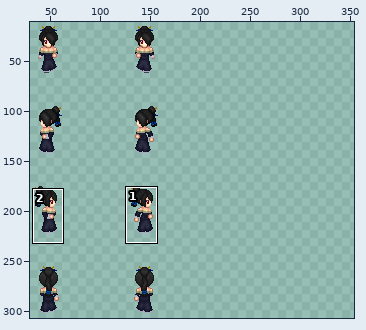
File history of a sprite sheet, img/sv_actors/MV_FF10_Lulu_Battler.png. Above: a wide view before the commit, with the close-up outlined.
Close-up. As it was:
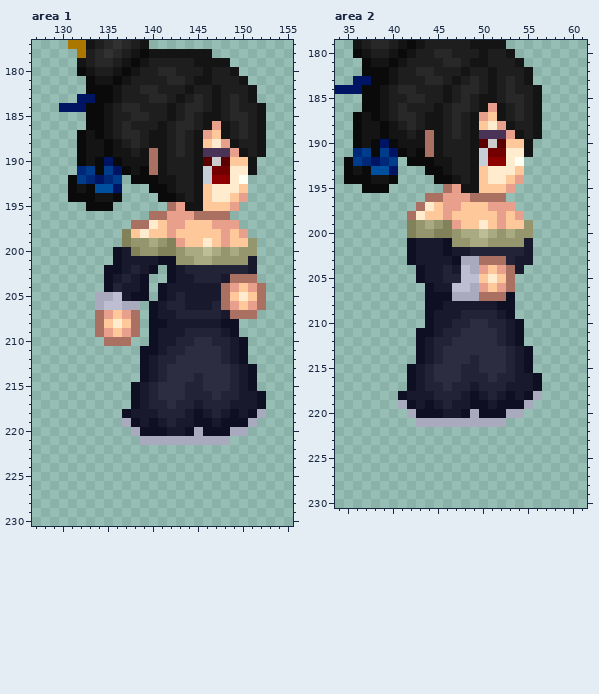
The file is 384x384 pixels. Shown: area 1: x 127..155, y 177..230; area 2: x 34..61, y 179..230. The old version is drawn lined up with the new one. The wide view leaves out empty margins. The commit also changed other parts of the picture, which this record leaves out.
Once edited:
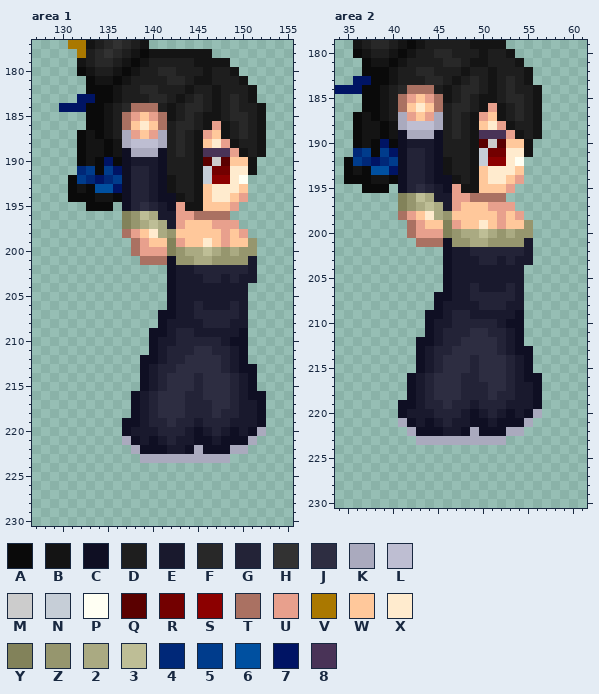
Palette (. is transparent): A #0a0a0a  B #141414  C #0f0f23  D #1e1e1e  E #19192d  F #282828  G #232337  H #323232  J #2d2d41  K #aaaabe  L #bebed2  M #cccccc  N #c6ced7  P #fffff3  Q #5a0000  R #730000  S #8c0000  T #aa7162  U #e8a08d  V #aa7800  W #ffc89b  X #ffebce  Y #82825a  Z #96966e  2 #aaaa82  3 #bebe96  4 #002878  5 #003c8c  6 #0050a0  7 #001464  8 #493357
The exact change:
canvas 384x384 -> 1152x640; drawings rearranged on the sheet (the old picture shows each at its new place; 2 dropped ones are not shown)
Changed rows in their new state; - is an unchanged pixel.
Area 1:
first column x 134:
184 ----TTT------------
185 ---TUWUT-----------
186 ---TWXWT-----------
187 ---KUWUK-----------
188 ---KLLLK-----------
189 ---CKKKC-----------
190 ---CEEEC-----------
191 ---CGGEC-----------
192 ---CGGEC-----------
193 ---CGGEC-----------
194 ---CGGECC----------
195 ---CGJGEC----------
196 ---YZ32EE----------
197 ---YZ232E----------
198 ---TUWX2Z----------
199 ---.TUWW-----------
200 --..TUUU-----------
201 --...TTT-----------
202 -......---E--------
203 -.....-----E---GEE-
204 -.....-.C-----EEE..
205 ......-.CE----EEE..
206 .....-..CE-G-EEGE..
207 .....-.CCEE---GGE.-
208 .....-.-----GGGEE--
209 .....--C-G-EEE-EC--
210 -...-------GG-EC---
211 -----.----G--G-----
212 ------CE-G---------
213 --------G-----GEC--
215 ----.CEG--J--------
216 ------------J-J--C-
217 -------J-J-G-JJG---
218 ---.C-GJJJGGGJGG-EC
219 ---C--GGJGGEGGGEEEC
220 ---CEEEGGGECEGECECK
221 ---KCECEGEECCECCCK-
222 ----KCCCEECKCCCKK--
223 -----KKKKKKKKKK----
Area 2:
first column x 41:
184 -TTT------------
185 TUWUT-----------
186 TWXWT-----------
187 KUWUK-----------
188 KLLLK-----------
189 CKKKC-----------
190 CEEEC-----------
191 CGGEC-----------
192 CGGEC-----------
193 CGGEC-----------
194 CGGECC----------
195 CGJGEC----------
196 YZ32EE----------
197 YZ232E----------
198 TUWX2Z----------
199 -TUWW-----------
200 -TUUU-----------
201 -.TTT-----------
202 -....-----------
203 -....CEEEGGE----
204 --...C-EEEEEE---
205 --...CEEEEEEEE--
206 ---..CEEGEEEGE--
207 ---.--EEGGGGGE--
208 ---.-----GGGEE--
209 ----C-G-EEE-EC--
210 --------GG-EC---
211 --.----G--G-----
212 ---CE-G---------
213 -----G-----GEC--
215 -.CEG--J--------
216 ---------J-J--C-
217 ----J-J-G-JJG---
218 .C-GJJJGGGJGG-EC
219 C--GGJGGEGGGEEEC
220 CEEEGGGECEGECECK
221 KCECEGEECCECCCK-
222 -KCCCEECKCCCKK--
223 --KKKKKKKKKK----
Boxes around the changes in both close-ups, in picture pixels (x1, y1, x2, y2):
changed: (95, 103, 266, 463)
changed: (398, 85, 542, 445)
